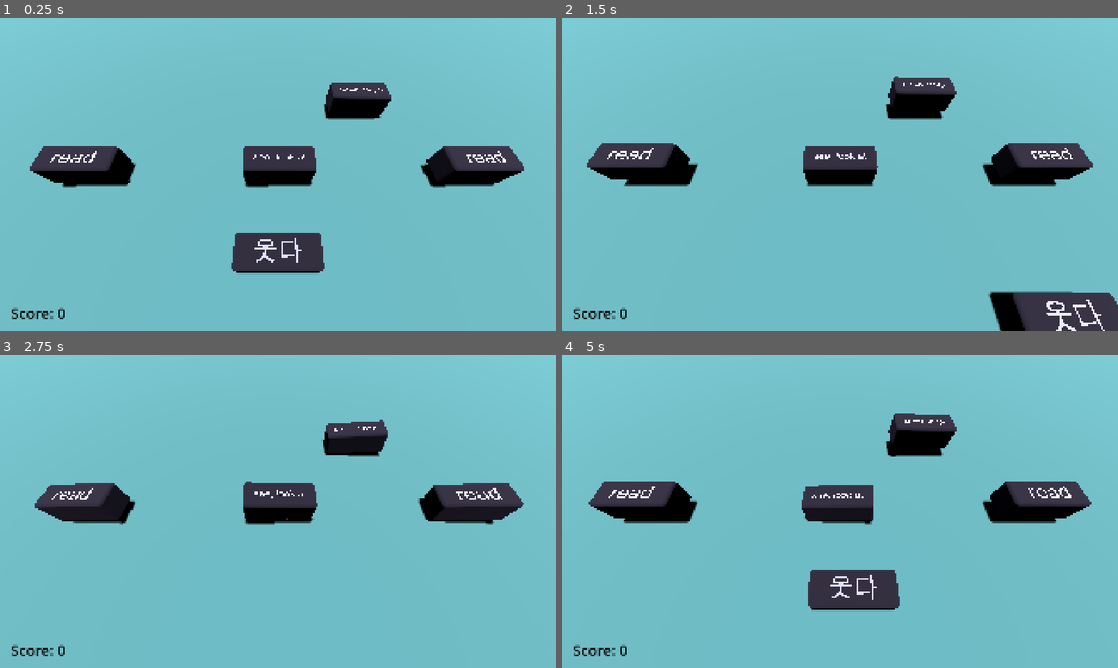
Above: before the commit, frames 1-4 (two rows, left to right).
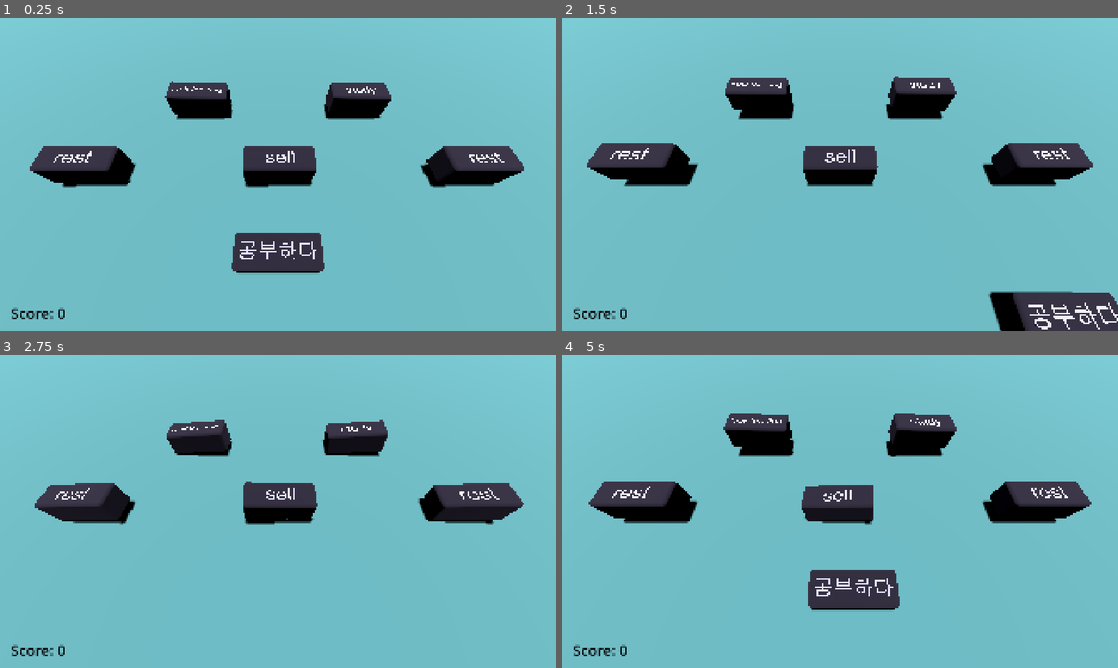
Above: after the commit, the same moments.

Repository: TheGiraffe/Korean-Practice-Games
Game: Godot game, scene res://main.tscn
Two runs of this game, one before a commit and one after it. Both use one fixed random seed, a clock stepped at 60 frames per second and the inputs below.
Inputs:
- Up to frame 1 (0.25 s): no input
- Up to frame 2 (1.5 s): hold Right (go_right) 0.53-1.28 s; hold Down (go_down) from 1.28 s (still down)
- Up to frame 3 (2.75 s): release Down (go_down) at 2.03 s; hold Right (go_right) from 2.03 s (still down)
- Up to frame 4 (5 s): release Right (go_right) at 2.78 s; hold Up (go_up) 2.78-3.53 s; hold Left (go_left) from 3.53 s (still down)

The runs differ from the first frame. In frame 1, 2.0% of the frame differs, in the area x 9-91%, y 20-79%; in frame 2, 2.4%, in the area x 8-100%, y 19-100%; in frame 3, 1.5%; in frame 4, 2.2%.

Commit message:
Started updating shapes

Diff:
--- a/korean-practice-games/korean_block.tscn
+++ b/korean-practice-games/korean_block.tscn
@@ -8,7 +8,6 @@
 [ext_resource type="PackedScene" uid="uid://d3v43t8q7b7bl" path="res://CAD/Beginner Verbs/Korean/deposit_money.glb" id="6_nt2lt"]
 [ext_resource type="PackedScene" uid="uid://bwkh4qrxpunlm" path="res://CAD/Beginner Verbs/Korean/drink.glb" id="7_g6jmj"]
 [ext_resource type="PackedScene" uid="uid://jcq0dfjt10px" path="res://CAD/Beginner Verbs/Korean/drive.glb" id="8_yuyle"]
-[ext_resource type="PackedScene" uid="uid://ctypucil7y1b7" path="res://CAD/Beginner Verbs/Korean/eat.glb" id="9_1pd06"]
 [ext_resource type="PackedScene" uid="uid://c7qqy752igqhm" path="res://CAD/Beginner Verbs/Korean/exercise.glb" id="10_vhu4r"]
 [ext_resource type="PackedScene" uid="uid://lf8bhywqc2ff" path="res://CAD/Beginner Verbs/Korean/get_up.glb" id="11_m5v00"]
 [ext_resource type="PackedScene" uid="uid://umdwtjvtlbum" path="res://CAD/Beginner Verbs/Korean/go_on_trip.glb" id="12_ocebb"]
@@ -27,6 +26,7 @@
 [ext_resource type="PackedScene" uid="uid://buwii2wppo73m" path="res://CAD/Beginner Verbs/Korean/withdraw_money.glb" id="25_l86g4"]
 [ext_resource type="PackedScene" uid="uid://5ubt03ekrq6" path="res://CAD/Beginner Verbs/Korean/work.glb" id="26_yiyuf"]
 [ext_resource type="PackedScene" uid="uid://c1td4o0b6u1uw" path="res://CAD/Beginner Verbs/Korean/write.glb" id="27_847e4"]
+[ext_resource type="PackedScene" uid="uid://ou2ugfet88va" path="res://CAD/Beginner Verbs/BetterVersion/Korean/eat.glb" id="28_5lh8e"]
 
 [sub_resource type="BoxShape3D" id="BoxShape3D_m6ij4"]
 size = Vector3(5.0219116, 2.0101814, 2.0100946)
@@ -55,9 +55,6 @@
 visible = false
 
 [node name="drive" parent="Pivot" unique_id=1231497091 instance=ExtResource("8_yuyle")]
-visible = false
-
-[node name="eat" parent="Pivot" unique_id=1948824429 instance=ExtResource("9_1pd06")]
 visible = false
 
 [node name="exercise" parent="Pivot" unique_id=572245826 instance=ExtResource("10_vhu4r")]
@@ -114,6 +111,8 @@
 [node name="write" parent="Pivot" unique_id=750177169 instance=ExtResource("27_847e4")]
 visible = false
 
+[node name="eat" parent="Pivot" unique_id=270662678 instance=ExtResource("28_5lh8e")]
+
 [node name="CollisionShape3D" type="CollisionShape3D" parent="." unique_id=583442008]
 transform = Transform3D(1, 0, 0, 0, 1, 0, 0, 0, 1, 0.002532959, 1.0030537, 0.00061655045)
 shape = SubResource("BoxShape3D_m6ij4")
Binary file added: korean-practice-games/CAD/Beginner Verbs/BetterVersion/Korean/eat.glb
Not shown, added: korean-practice-games/CAD/Beginner Verbs/BetterVersion/Korean/eat.glb.import
Not shown, removed: korean-practice-games/CAD/BaseBlock1.20260525-080353.FCBak
Not shown, added: korean-practice-games/CAD/BaseBlock1.20260526-190345.FCBak
Not shown, changed: korean-practice-games/CAD/BaseBlock1.FCStd
Not shown, removed: korean-practice-games/CAD/reward.20260525-140752.FCBak
Not shown, added: korean-practice-games/CAD/reward.20260525-140812.FCBak
Not shown, changed: korean-practice-games/CAD/reward.FCStd
